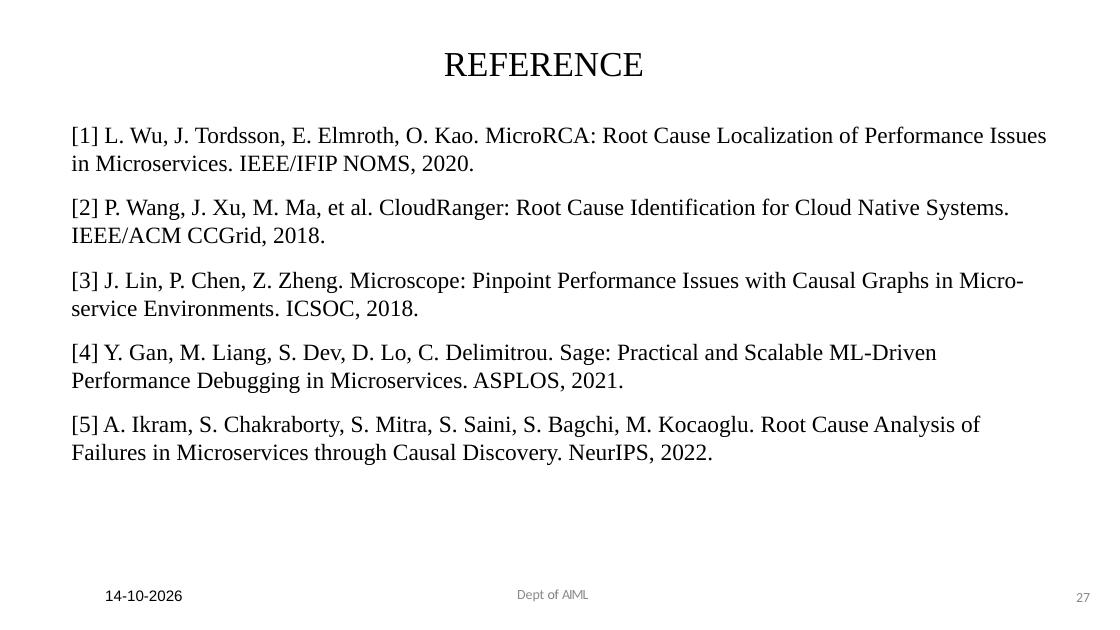
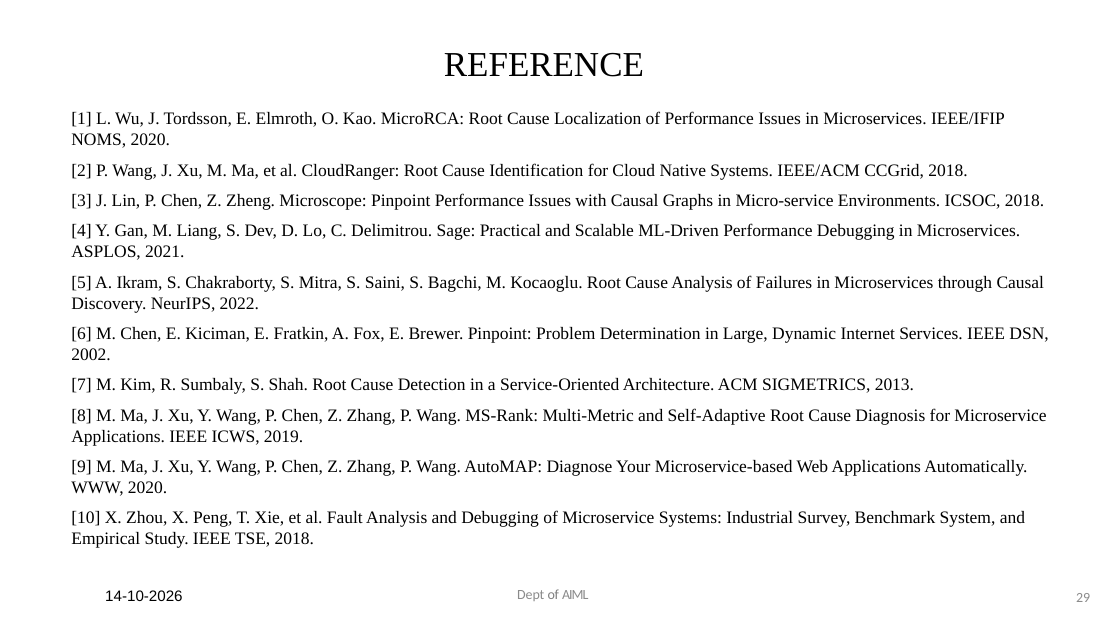
Before and after one commit to Royson-salis-18/microservice-mapper, a slide deck: slide 29 of wiki/Project_Phase_II_presentation.pptx (slide 27 before the commit). Drawn at 1120x630 pixels with LibreOffice and Linux fonts; fonts in the diff are those of the drawing. Boxes give left, top, right and bottom in pixels: in the first picture for what was removed or moved away, otherwise in the second. Text is boxed around its words. In the diff, an @@ line names an element or a change of style, - is before the commit and + after.

```diff
--- a/wiki/Project_Phase_II_presentation.pptx
+++ b/wiki/Project_Phase_II_presentation.pptx
@@ text "[1] L. Wu, J. Tordsson, ...": place and size @@
-text "[1] L. Wu, J. Tordsson, ..." at bbox=[71, 126, 1047, 465]
+text "[1] L. Wu, J. Tordsson, ..." at bbox=[71, 111, 1048, 548]
@@ text at bbox=[71, 111, 1045, 313]: size 20 to 15 pt in "[1] L. Wu, J. Tordsson, E. Elmroth, ...", "[2] P. Wang, J. Xu, M. Ma, ...", "[3] J. Lin, P. Chen, Z. Zheng. ...", "[4] Y. Gan, M. Liang, S. Dev, ..." and 1 more places; less space between paragraphs @@
@@ text at bbox=[71, 327, 1048, 548]: paragraphs added @@
+[6] M. Chen, E. Kiciman, E. Fratkin, A. Fox, E. Brewer. Pinpoint: Problem Determination in Large, Dynamic Internet Services. IEEE DSN, 2002.
+[7] M. Kim, R. Sumbaly, S. Shah. Root Cause Detection in a Service-Oriented Architecture. ACM SIGMETRICS, 2013.
+[8] M. Ma, J. Xu, Y. Wang, P. Chen, Z. Zhang, P. Wang. MS-Rank: Multi-Metric and Self-Adaptive Root Cause Diagnosis for Microservice Applications. IEEE ICWS, 2019.
+[9] M. Ma, J. Xu, Y. Wang, P. Chen, Z. Zhang, P. Wang. AutoMAP: Diagnose Your Microservice-based Web Applications Automatically. WWW, 2020.
+[10] X. Zhou, X. Peng, T. Xie, et al. Fault Analysis and Debugging of Microservice Systems: Industrial Survey, Benchmark System, and Empirical Study. IEEE TSE, 2018.
@@ page number at bbox=[1076, 593, 1090, 602]: text changed @@
-27
+29
```
Also in this commit, not shown: 5 other slides changed, 5 slides added, 2 slides removed.
